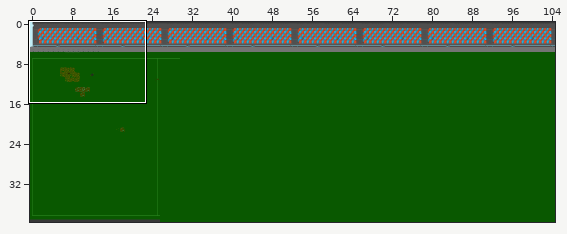
Tiled map: tilemaps/stadion.tmx. Above: a wide view before the commit, with the close-up outlined.
Close-up. Before the edit:
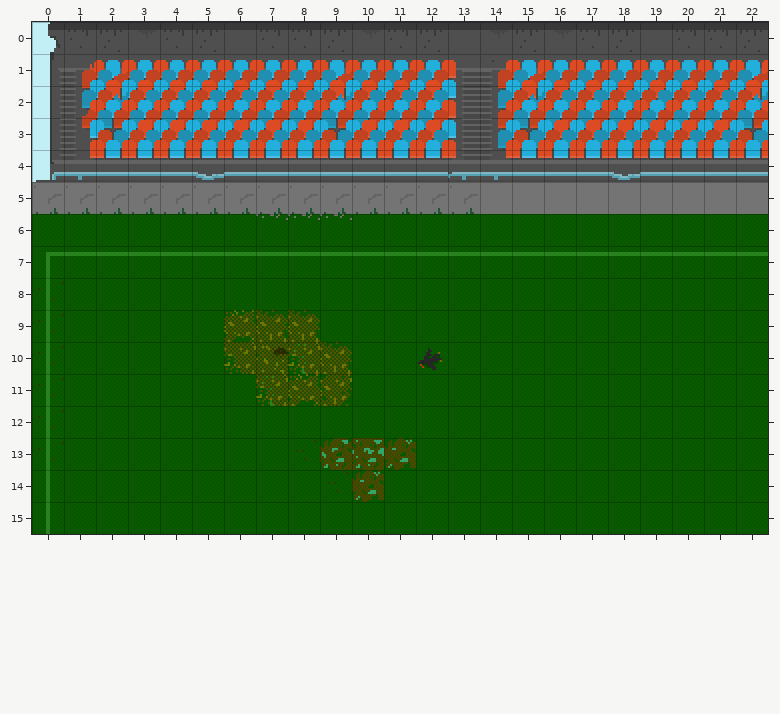
Cells are 16x16 px. Shown: x 0..22, y 0..15. The commit also changed other parts of the map, which this record leaves out.
New version:
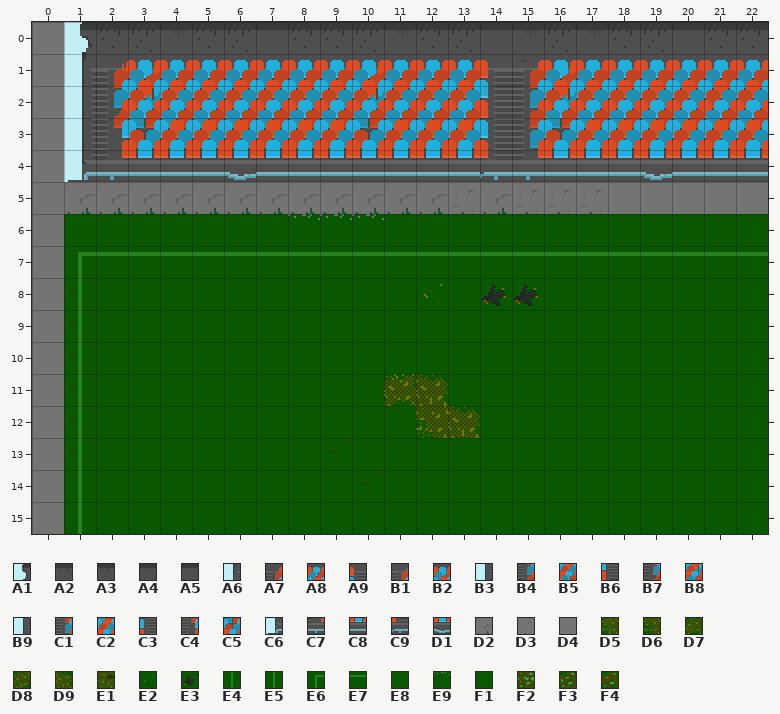
Key: from "stadion": A1 0, A2 1, A3 2, A4 3, A5 6, A6 8, A7 9, A8 10, A9 11, B1 12, B2 13, B3 16, B4 17, B5 18, B6 19, B7 20, B8 21, B9 24, C1 25, C2 26, C3 27, C4 28, C5 29, C6 32, C7 33, C8 34, C9 35, D1 37, D2 41, D3 43, D4 44, D5 60, D6 61, D7 62, D8 63, D9 65, E1 66, E2 67, E3 68, E4 69, E5 70, E6 73, E7 81, E8 82, E9 83, F1 84, F2 85, F3 86, F4 87.
__ is an empty cell.
From old to new:
Layer "Tile Layer 1":
Tile A2 becomes tile A1 in row 0 at x 1.
Tile A3 becomes tile A2 in row 0 at x 2, 5, 9, 12, 18 and 22.
Tile A4 becomes tile A3 in row 0 at x 3, 10 and 16.
Tile A5 becomes tile A3 in row 0 at x 6, 13 and 19.
Tile A2 becomes tile A4 in row 0 at x 4, 11 and 17.
Tile A3 becomes tile A4 in row 0 at x 15.
Tile A2 becomes tile A5 in row 0 at x 7 and 20.
Tile B1 becomes tile A6 in row 1 at x 1.
Tile B2 becomes tile A7 in row 1 at x 15.
Tile A9 becomes tile A8 in row 1 at x 13.
Tile B2 becomes tile A8 in row 1 at x 9 and 22.
Tile A7 becomes tile A9 in row 1 at x 14.
Tile B2 becomes tile B1 in row 1 at x 2.
Tile A8 becomes tile B2 in row 1 at x 3, 10 and 16.
Tile B7 becomes tile B3 in row 2 at x 1.
Tile B8 becomes tile B4 in row 2 at x 15.
Tile B6 becomes tile B5 in row 2 at x 13.
Tile B8 becomes tile B5 in row 2 at x 9 and 22.
Tile B4 becomes tile B6 in row 2 at x 14.
Tile B8 becomes tile B7 in row 2 at x 2.
Tile B5 becomes tile B8 in row 2 at x 3, 10 and 16.
Tile C4 becomes tile B9 in row 3 at x 1.
Tile C5 becomes tile C1 in row 3 at x 15.
Tile C3 becomes tile C2 in row 3 at x 13.
Tile C5 becomes tile C2 in row 3 at x 9 and 22.
Tile C1 becomes tile C3 in row 3 at x 14.
Tile C5 becomes tile C4 in row 3 at x 2.
Tile C2 becomes tile C5 in row 3 at x 3, 10 and 16.
Tile C7 becomes tile C6 in row 4 at x 1.
Tile C8 becomes tile C7 in row 4 at x 2 and 15.
Tile C9 becomes tile C8 in row 4 at x 13.
Tile D1 becomes tile C8 in row 4 at x 5 and 18.
Tile C7 becomes tile C9 in row 4 at x 14.
Tile C8 becomes tile D1 in row 4 at x 6 and 19.
Tile D4 becomes tile D2 in row 5 at x 14.
Tile D2 becomes tile D3 in row 5 at x 13.
Tile A1 becomes tile D4 in row 0 at x 0.
Tile A6 becomes tile D4 in row 1 at x 0.
Tile B3 becomes tile D4 in row 2 at x 0.
Tile B9 becomes tile D4 in row 3 at x 0.
Tile C6 becomes tile D4 in row 4 at x 0.
Tile D2 becomes tile D4 in row 5 at x 0.
Tile E4 becomes tile D4 in rows 8 to 13 at x 0.
Tile E5 becomes tile D4 in rows 14 to 15 at x 0.
Tile E6 becomes tile D4 in row 7 at x 0.
Tile E8 becomes tile D4 in row 6 at x 0.
Tile E8 becomes tile D6 in row 12 at x 12.
Tile E8 becomes tile D7 in row 11 at x 11.
Tile E8 becomes tile D9 in row 11 at x 12; in row 12 at x 13.
Tile E8 becomes tile E2 in row 8 at x 12.
Tile E8 becomes tile E3 in row 8 at x 14 to 15.
Tile E8 becomes tile E4 in rows 8 to 13 at x 1.
Tile E8 becomes tile E5 in rows 14 to 15 at x 1.
Tile E7 becomes tile E6 in row 7 at x 1.
Tile D5 becomes tile E8 in row 10 at x 8; in row 11 at x 7.
Tile D6 becomes tile E8 in row 10 at x 6.
Tile D7 becomes tile E8 in row 9 at x 6; in row 11 at x 8.
Tile D8 becomes tile E8 in row 11 at x 9.
Tile D9 becomes tile E8 in row 9 at x 7 to 8; in row 10 at x 9.
Tile E1 becomes tile E8 in row 10 at x 7.
Tile E3 becomes tile E8 in row 10 at x 12.
Tile E9 becomes tile E8 in row 6 at x 7.
Tile F1 becomes tile E8 in row 13 at x 8; in row 14 at x 9.
Tile F2 becomes tile E8 in row 13 at x 10.
Tile F4 becomes tile E8 in row 13 at x 11.
Tile E8 becomes tile E9 in row 6 at x 10.
Tile F3 becomes tile F1 in row 13 at x 9.
Tile F4 becomes tile F1 in row 14 at x 10.
Where, in picture pixels (left, top, right, bottom), the same in both close-ups:
changed: (32, 22, 696, 534)
changed: (736, 30, 766, 140)
